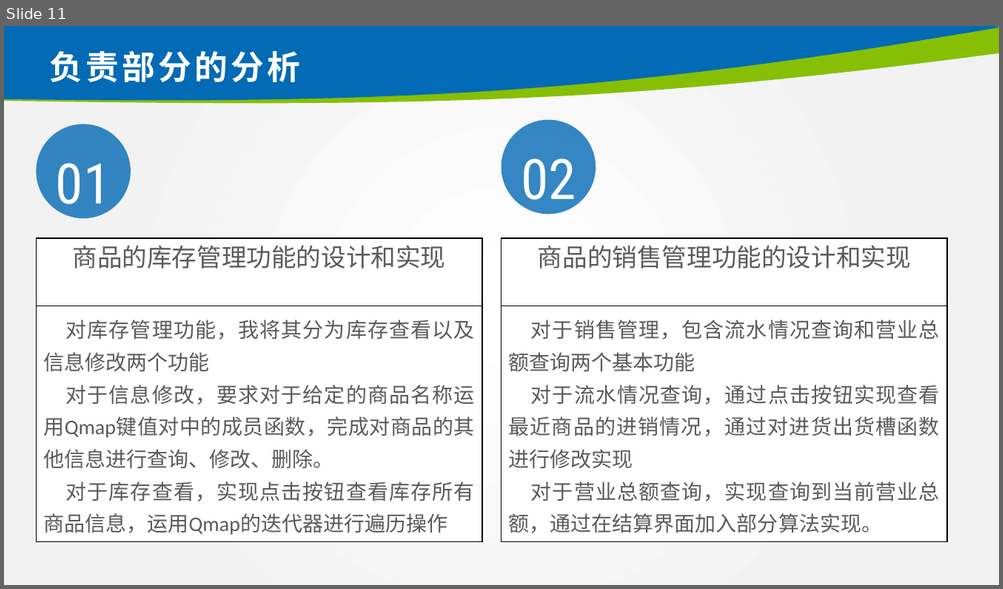
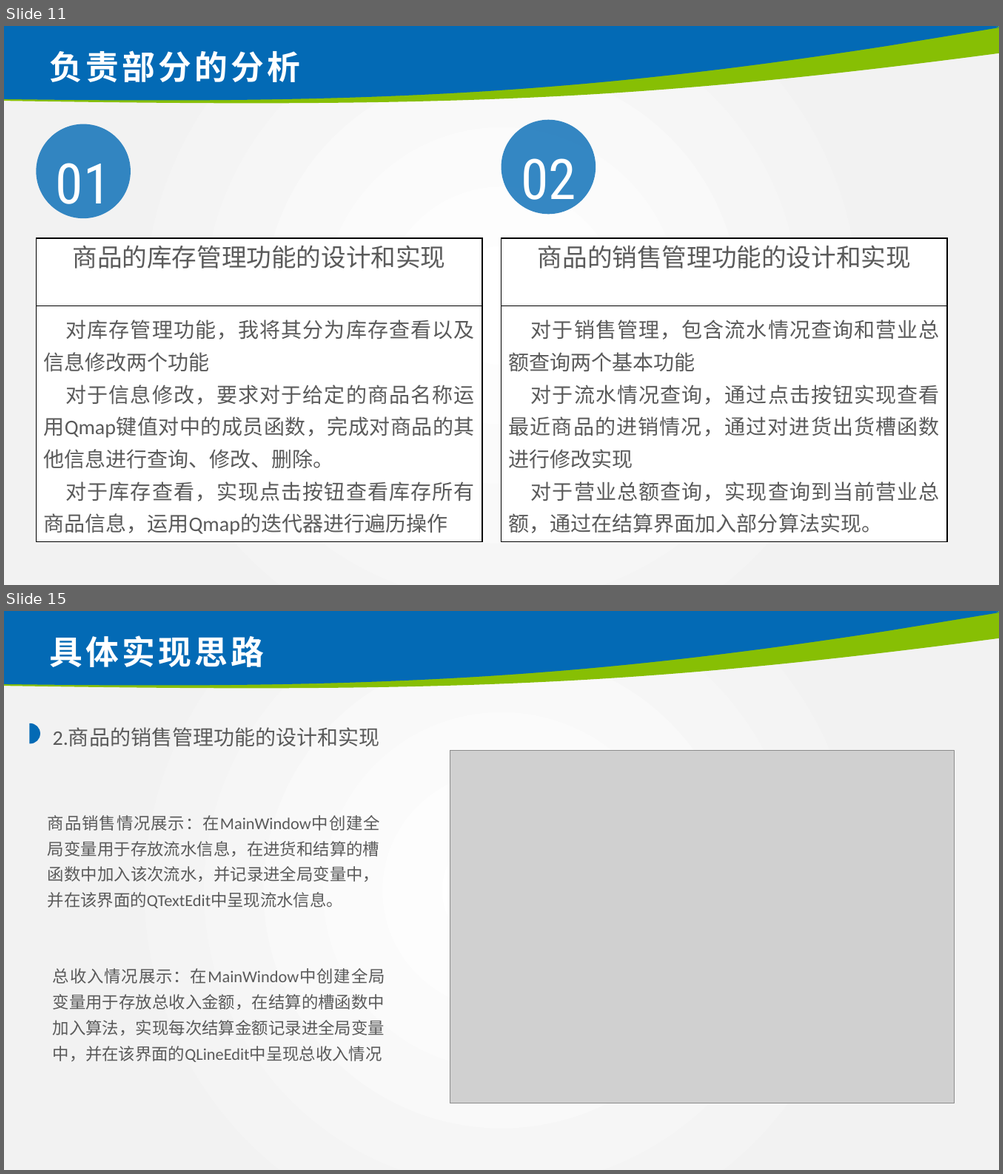
Before and after one commit to CH3OCH3-lio/shop-management, a slide deck: 2019013121_林炅答辩.pptx. Shown one above the other, each under a label of ours: slide 11 before the commit, slides 11 and 15 after it; the slides between them are not shown. The pictures are 1003x589 and 1003x1174 pixels, drawn with LibreOffice and Linux fonts; fonts in the diff are those of the drawing; grey boxes stand for pictures; background and template pictures are left out. Boxes give left, top, right and bottom in pixels: in the first picture for what was removed or moved away, otherwise in the second. Text is boxed around its words. In the diff, an @@ line names an element or a change of style, - is before the commit and + after.

```diff
--- a/2019013121_林炅答辩.pptx
+++ b/2019013121_林炅答辩.pptx
@@ slide 15 added at box(4, 611, 999, 1170), background picture (left out); not listed: 2 template elements that a slide beside it also shows @@
@@ title added at box(49, 635, 264, 667), 32 pt, text #FFFFFF, bold @@
+具体实现思路
@@ freeform shape added at box(30, 723, 40, 743), fill #036AB5 @@
@@ text added at box(53, 728, 380, 747), 20 pt, text #5A5A5A @@
+2.商品的销售管理功能的设计和实现
@@ picture added at box(450, 751, 954, 1104) @@
@@ text added at box(48, 815, 380, 908), 16 pt, text #5A5A5A @@
+商品销售情况展示：在MainWindow中创建全局变量用于存放流水信息，在进货和结算的槽函数中加入该次流水，并记录进全局变量中，并在该界面的QTextEdit中呈现流水信息。
@@ text added at box(53, 968, 385, 1062), 16 pt, text #5A5A5A @@
+总收入情况展示：在MainWindow中创建全局变量用于存放总收入金额，在结算的槽函数中加入算法，实现每次结算金额记录进全局变量中，并在该界面的QLineEdit中呈现总收入情况
```
Also in this commit, not shown: 2 slides changed, 8 other slides added, 21 slides removed, 2 other files.
